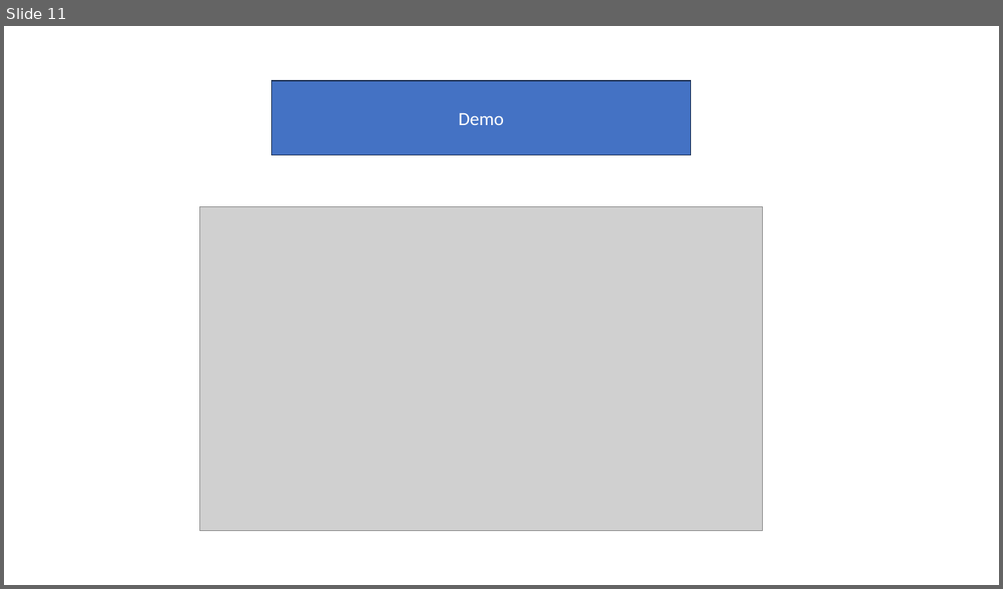
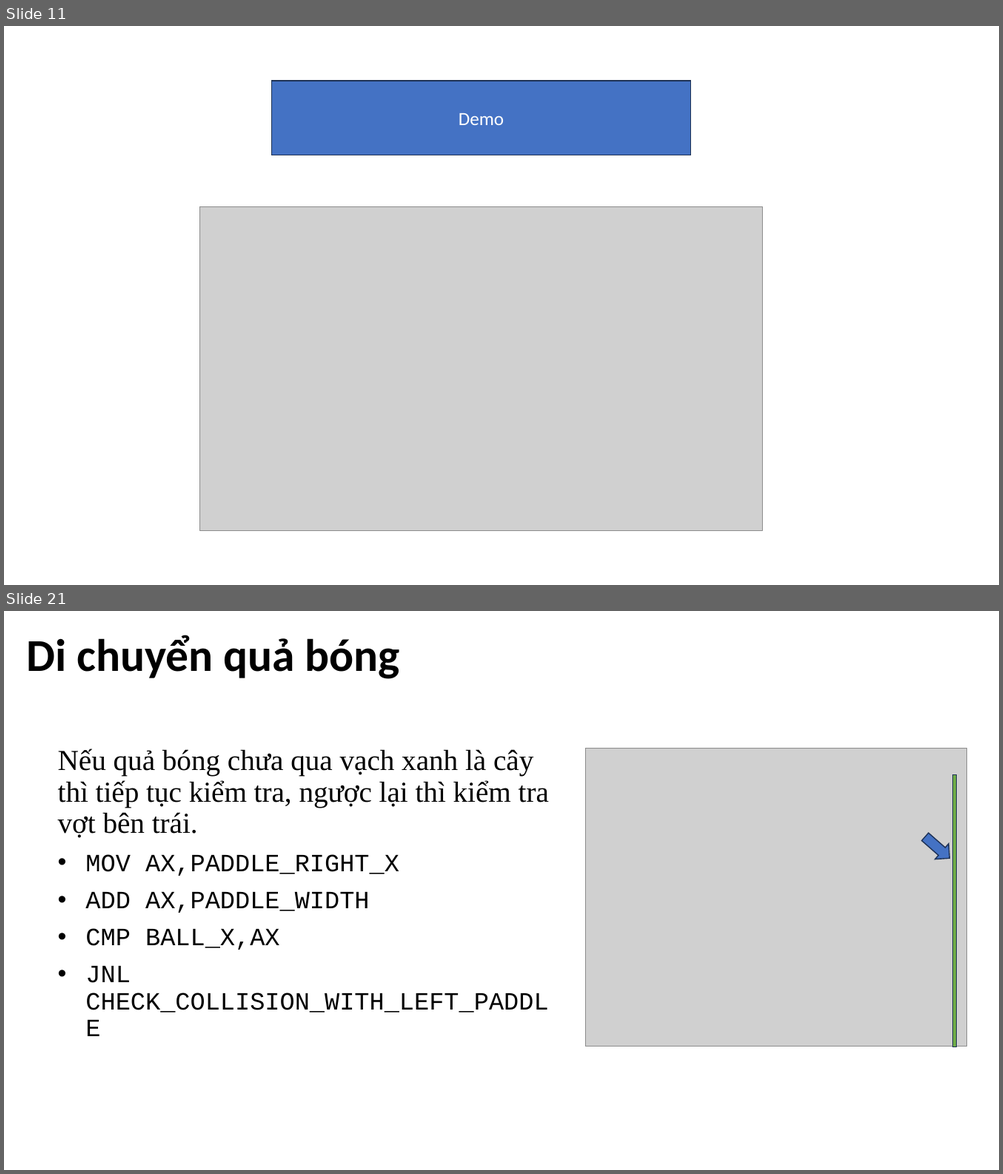
Before and after one commit to tkderphu/KTMT, a slide deck: ktmt_01.pptx. Shown one above the other, each under a label of ours: slide 11 before the commit, slides 11 and 21 after it; the slides between them are not shown. The pictures are 1003x589 and 1003x1174 pixels, drawn with LibreOffice and Linux fonts; fonts in the diff are those of the drawing; grey boxes stand for pictures. Boxes give left, top, right and bottom in pixels: in the first picture for what was removed or moved away, otherwise in the second. Text is boxed around its words. In the diff, an @@ line names an element or a change of style, - is before the commit and + after.

Commit message:
move ball

```diff
--- a/ktmt_01.pptx
+++ b/ktmt_01.pptx
@@ slide 21 added at (4,611,999,1170), background #FFFFFF @@
@@ title added at (26,635,400,679), 44 pt, text #000000, bold @@
+Di chuyển quả bóng
@@ subtitle added at (58,749,549,1013), 24 pt, text #000000 @@
+Nếu quả bóng chưa qua vạch xanh là cây thì tiếp tục kiểm tra, ngược lại thì kiểm tra vợt bên trái.
+• MOV AX,PADDLE_RIGHT_X
+• ADD AX,PADDLE_WIDTH
+• CMP BALL_X,AX
+• JNL CHECK_COLLISION_WITH_LEFT_PADDLE
@@ picture added at (585,749,967,1047) @@
@@ rectangle added at (952,775,956,1048), fill #70AD47, outline #1E3256 1 pt @@
@@ right arrow added at (918,829,956,867), fill #4472C4, outline #1E3256 1 pt @@
```
Also in this commit, not shown: 15 other slides added.
